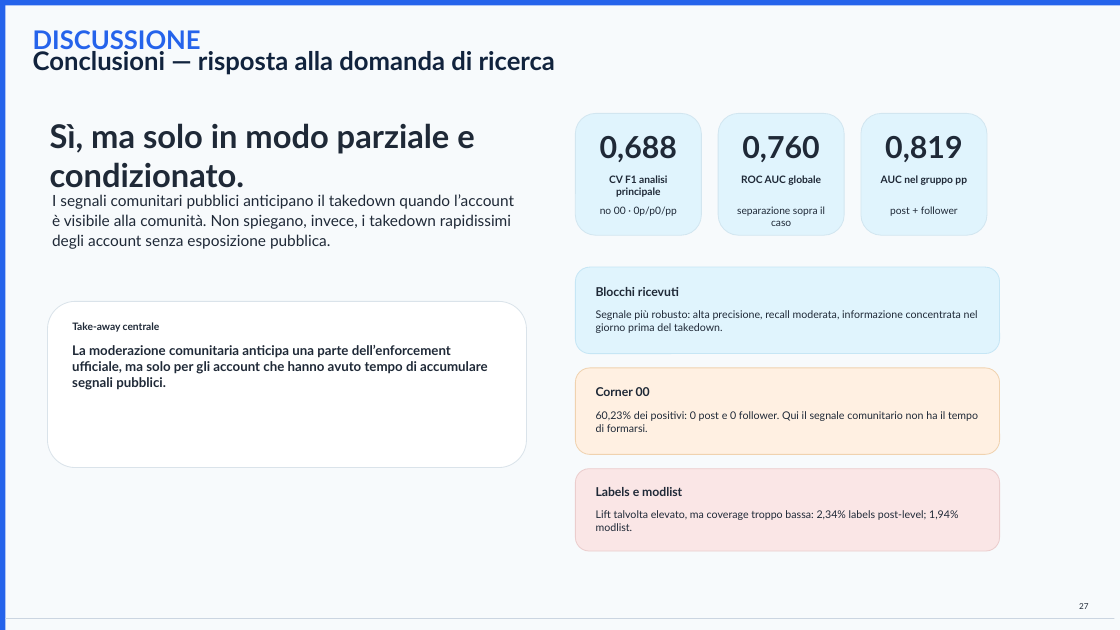
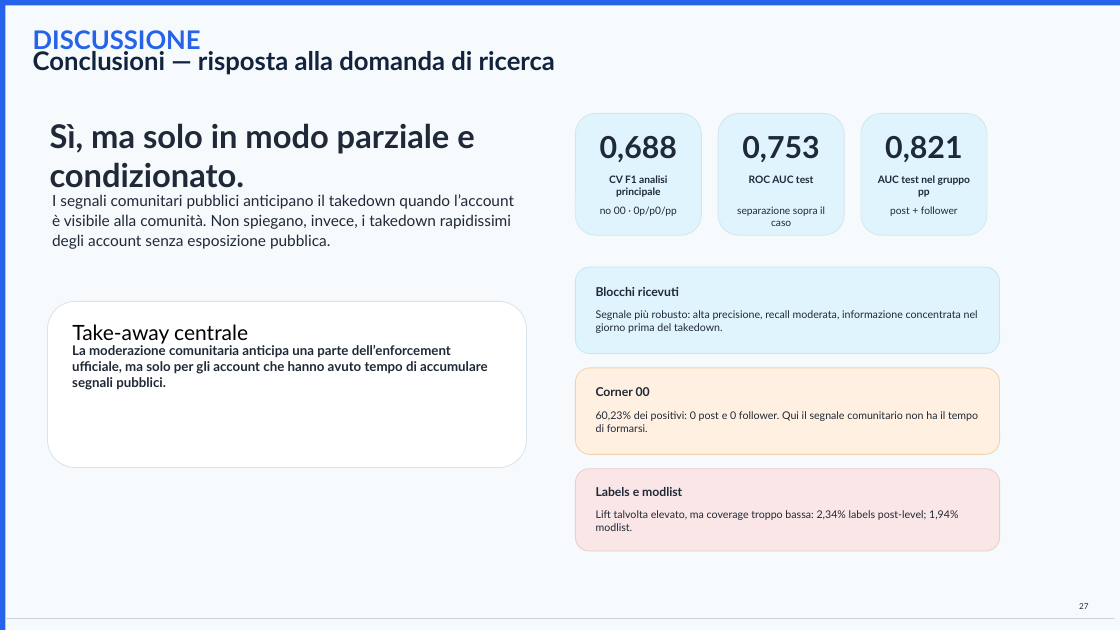
Before and after one commit to nicorota200/Bluesky-moderation-analysis, a slide deck: slide 27 of bluesky_presentazione_final.pptx. Drawn at 1120x630 pixels with LibreOffice and Linux fonts; fonts in the diff are those of the drawing. Boxes give left, top, right and bottom in pixels: in the first picture for what was removed or moved away, otherwise in the second. Text is boxed around its words. In the diff, an @@ line names an element or a change of style, - is before the commit and + after.

```diff
--- a/bluesky_presentazione_final.pptx
+++ b/bluesky_presentazione_final.pptx
@@ text at <box>742,136,819,162</box>: text changed @@
-0,760
+0,753
@@ text at <box>885,136,962,162</box>: text changed @@
-0,819
+0,821
@@ text at <box>749,175,814,183</box>: text changed @@
-ROC AUC globale
+ROC AUC test
@@ text at <box>878,175,970,197</box>: text changed @@
-AUC nel gruppo pp
+AUC test nel gruppo pp
@@ text "Take-away centrale" at <box>72,324,248,344</box>: size 8.8 to 18 pt, text colour #1F2937 to #000000, bold off @@
```
Also in this commit, not shown: 5 other slides changed, 58 other files.
